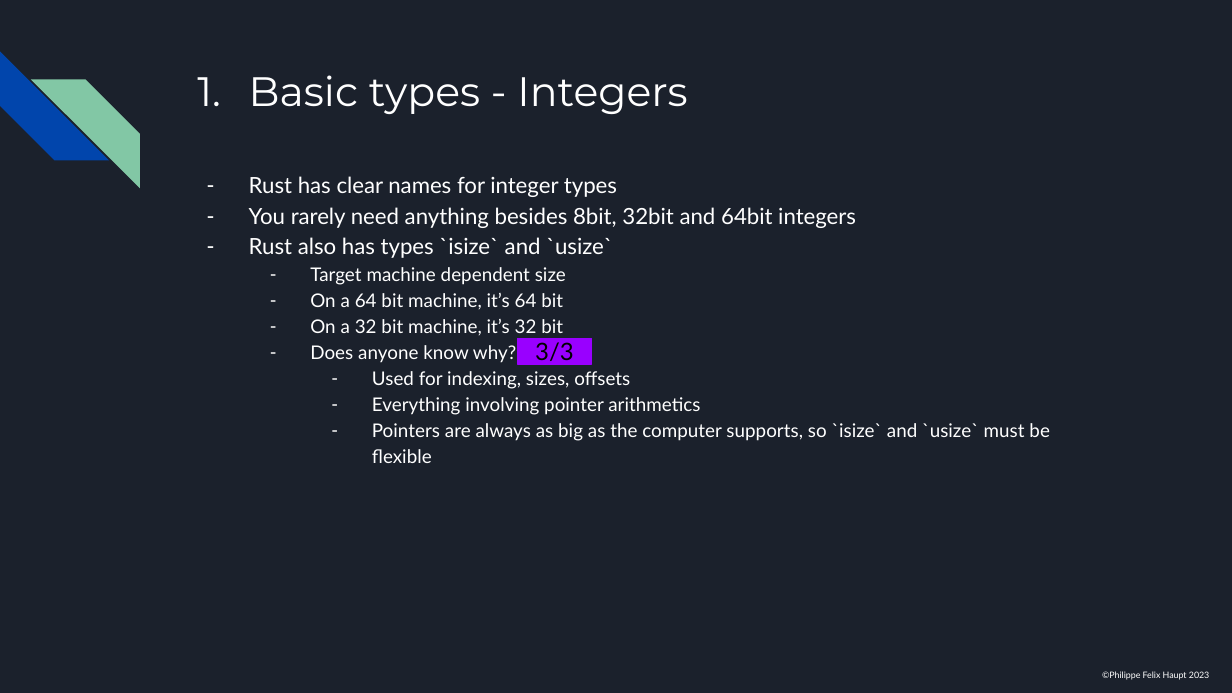
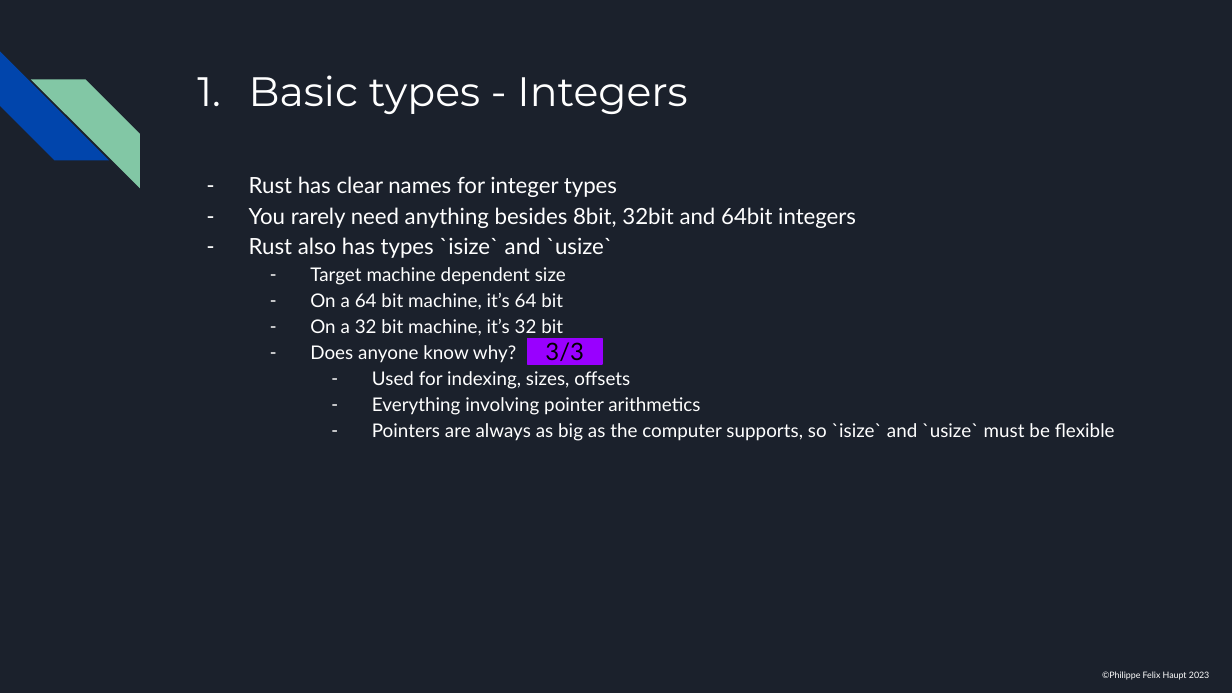
Before and after one commit to pfhaupt/progkurs, a slide deck: slide 29 of rust-beginner/session 02/RUSTikales Rust for beginners 02.pptx. Drawn at 1232x693 pixels with LibreOffice and Linux fonts; fonts in the diff are those of the drawing. Boxes give left, top, right and bottom in pixels: in the first picture for what was removed or moved away, otherwise in the second. Text is boxed around its words. In the diff, an @@ line names an element or a change of style, - is before the commit and + after.

```diff
--- a/rust-beginner/session 02/RUSTikales Rust for beginners 02.pptx
+++ b/rust-beginner/session 02/RUSTikales Rust for beginners 02.pptx
@@ text "Rust has clear names for ..." rewrapped from [249, 176, 1049, 463] to [249, 176, 1115, 441] @@
@@ rectangle "3/3": place and size @@
-rectangle "3/3" at [517, 338, 591, 363]
+rectangle "3/3" at [527, 338, 601, 363]
```
Also in this commit, not shown: 17 other slides changed.
